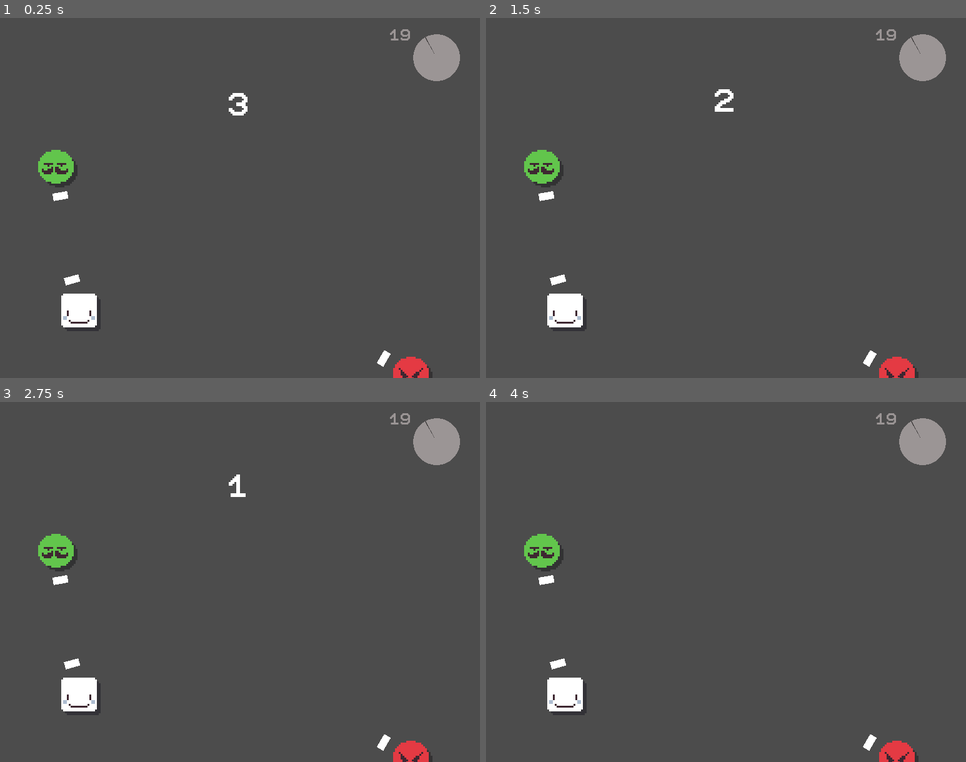
Above: before the commit, frames 1-4 (two rows, left to right).
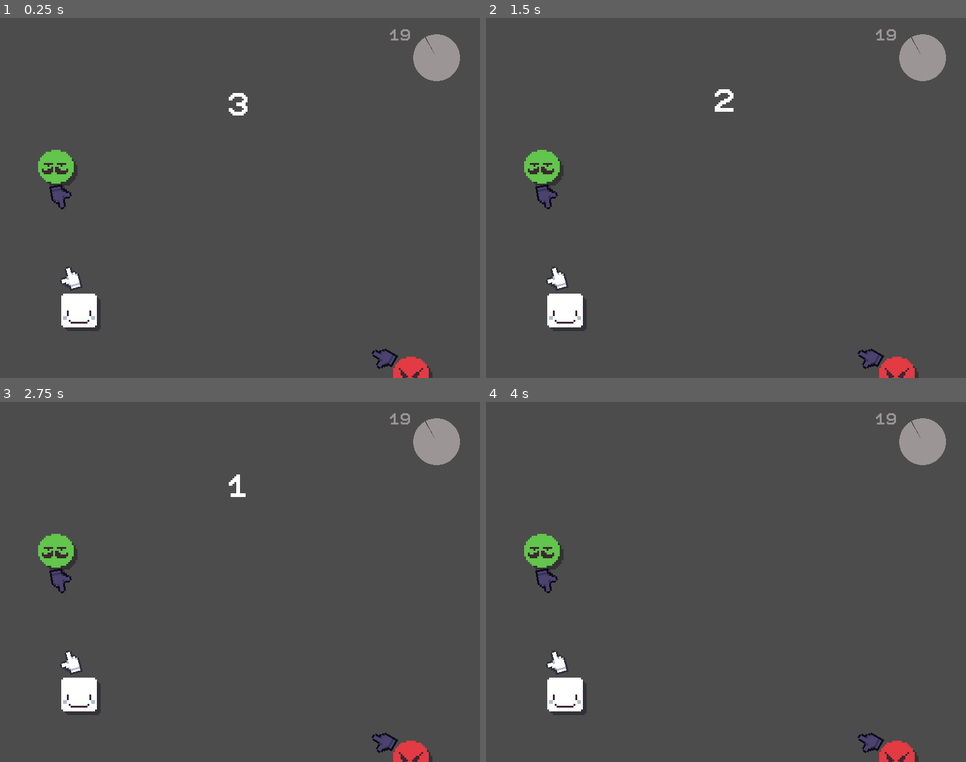
Above: after the commit, the same moments.

Repository: SaviHex/gmtk2020
Game: Godot game, scene res://core/Main/Main.tscn
The game is run twice, just before and just after one commit, with the same random seed, the same clock (stepped at 60 frames per second) and the same inputs.
Inputs (mouse positions are in pixels of both pictures, inside the frame that each line leads up to):
- Up to frame 1 (0.25 s): no input
- Up to frame 2 (1.5 s): tap Enter at 0.5 s; move the mouse to (831, 180) at 0.52 s; hold D (right) 0.53-1.28 s; click (831, 180) at 0.6 s; tap Space at 0.77 s; move the mouse to (630, 216) at 1.27 s; hold S (down) from 1.28 s (still down); click (630, 216) at 1.35 s
- Up to frame 3 (2.75 s): tap Space at 1.52 s; move the mouse to (288, 502) at 2.02 s; release S (down) at 2.03 s; hold D (right) from 2.03 s (still down); click (288, 502) at 2.1 s
- Up to frame 4 (4 s): move the mouse to (702, 654) at 2.77 s; release D (right) at 2.78 s; hold W (up) 2.78-3.53 s; click (702, 654) at 2.85 s; tap Space at 3.02, 3.77 s; move the mouse to (870, 636) at 3.52 s; hold A (left) from 3.53 s (still down); click (870, 636) at 3.6 s

The runs differ from the first frame. In frame 1, 0.5% of the frame differs, in the area x 10-83%, y 46-98%; in frame 2, 0.5%; in frame 3, 0.5%; in frame 4, 0.5%.

Commit message:
Progress no pivot da bullet

Diff:
--- a/src/core/Main/Main.tscn
+++ b/src/core/Main/Main.tscn
@@ -45,8 +45,7 @@
 "values": [ "[center][shake]Game Over[/shake][/center]" ]
 }
 
-[sub_resource type="Animation" id=5]
-resource_name = "LevelStart"
+[sub_resource type="Animation" id=6]
 length = 4.0
 tracks/0/type = "value"
 tracks/0/path = NodePath("AnimationPlayer/RichTextLabel:bbcode_text")
@@ -114,6 +113,7 @@
 position = Vector2( 42.641, 155.093 )
 
 [node name="RedEnemy" parent="Characters" instance=ExtResource( 9 )]
+shoot_time = 2.5
 
 [node name="GreenEnemy" parent="Characters" instance=ExtResource( 2 )]
 
@@ -157,8 +157,8 @@
 
 [node name="AnimationPlayer" type="AnimationPlayer" parent="."]
 pause_mode = 2
-anims/GameOver = SubResource( 7 )
-anims/LevelStart = SubResource( 5 )
+anims/GameOver = SubResource( 5 )
+anims/LevelStart = SubResource( 6 )
 
 [node name="RichTextLabel" type="RichTextLabel" parent="AnimationPlayer"]
 anchor_right = 1.0
@@ -167,9 +167,10 @@
 margin_bottom = -98.0
 rect_clip_content = false
 theme = ExtResource( 6 )
-custom_fonts/normal_font = SubResource( 6 )
+custom_fonts/normal_font = SubResource( 7 )
 bbcode_enabled = true
 bbcode_text = "[center][wave]GO![/wave][/center]"
+text = "GO!"
 __meta__ = {
 "_edit_use_anchors_": false,
 "_editor_description_": ""
--- a/src/core/enemy/Enemy.gd
+++ b/src/core/enemy/Enemy.gd
@@ -11,16 +11,19 @@
 onready var pivot = $Pivot
 onready var bullet_point = $Pivot/BulletPoint
 onready var shoot_timer: Timer = $ShootTimer
+onready var shoot_progress: TextureProgress = $Pivot/BulletPoint/ShootProgress
 
 var bullet = preload("res://core/bullet/Bullet.tscn")
 
 var initialized: bool = false
 var current_path
 var current_target: Node2D
+var elapsed_time: float setget set_elapsed_time
 
 func _ready():
-	self.shoot_timer.wait_time = self.shoot_time
-	self.shoot_timer.start()
+	self.shoot_progress.max_value = self.shoot_time
+	self.elapsed_time = 0
+
 
 func init(path: Path2D, target: Node2D):
 	self.current_path = path
@@ -39,13 +42,16 @@
 		self.pivot.look_at(self.current_target.position)
 
 func shoot():
+	self.elapsed_time = 0
 	var b = bullet.instance()
 	b.start(bullet_point.global_position, pivot.rotation, bullet_speed)
 	get_parent().add_child(b)
 	emit_signal("shot")
 
 func _on_ShootTimer_timeout() -> void:
-	shoot()
+	self.elapsed_time += 0.1
+	if self.elapsed_time >= self.shoot_time:
+		shoot()
 
 func die():
 	emit_signal("got_shot")
@@ -53,3 +59,7 @@
 func _on_Enemy_body_entered(body: Node) -> void:
 	if body.is_in_group("bullet"):
 		die()
+
+func set_elapsed_time(value: float):
+	elapsed_time = value
+	self.shoot_progress.value = value
--- a/src/core/enemy/Enemy.tscn
+++ b/src/core/enemy/Enemy.tscn
@@ -1,6 +1,7 @@
-[gd_scene load_steps=5 format=2]
+[gd_scene load_steps=6 format=2]
 
 [ext_resource path="res://core/enemy/Enemy.gd" type="Script" id=1]
+[ext_resource path="res://core/player/hand.png" type="Texture" id=2]
 
 [sub_resource type="CircleShape2D" id=1]
 radius = 8.45222
@@ -52,6 +53,23 @@
 "_editor_description_": ""
 }
 
+[node name="ShootProgress" type="TextureProgress" parent="Pivot/BulletPoint"]
+margin_left = -6.98606
+margin_top = -6.67142
+margin_right = 8.01394
+margin_bottom = 6.32858
+step = 0.1
+value = 50.0
+texture_under = ExtResource( 2 )
+texture_progress = ExtResource( 2 )
+tint_under = Color( 0.298039, 0.262745, 0.435294, 1 )
+__meta__ = {
+"_edit_use_anchors_": false,
+"_editor_description_": ""
+}
+
 [node name="ShootTimer" type="Timer" parent="."]
+wait_time = 0.1
+autostart = true
 [connection signal="body_entered" from="." to="." method="_on_Enemy_body_entered"]
 [connection signal="timeout" from="ShootTimer" to="." method="_on_ShootTimer_timeout"]
--- a/src/core/enemy/GreenEnemy/GreenEnemy.tscn
+++ b/src/core/enemy/GreenEnemy/GreenEnemy.tscn
@@ -1,7 +1,8 @@
-[gd_scene load_steps=3 format=2]
+[gd_scene load_steps=4 format=2]
 
 [ext_resource path="res://core/enemy/Enemy.tscn" type="PackedScene" id=1]
 [ext_resource path="res://core/enemy/GreenEnemy/enemy_2.png" type="Texture" id=2]
+[ext_resource path="res://core/player/hand.png" type="Texture" id=3]
 
 [node name="GreenEnemy" instance=ExtResource( 1 )]
 path_color = Color( 0.388235, 0.776471, 0.301961, 1 )
@@ -14,3 +15,16 @@
 
 [node name="CollisionShape2D" parent="." index="2"]
 position = Vector2( 0.5, 0 )
+
+[node name="TextureProgress" type="TextureProgress" parent="Pivot/BulletPoint" index="1"]
+margin_left = -6.98606
+margin_top = -6.67142
+margin_right = 8.01394
+margin_bottom = 6.32858
+value = 50.0
+texture_under = ExtResource( 3 )
+texture_progress = ExtResource( 3 )
+tint_under = Color( 0.298039, 0.262745, 0.435294, 1 )
+__meta__ = {
+"_edit_use_anchors_": false
+}
--- a/src/core/player/Player.tscn
+++ b/src/core/player/Player.tscn
@@ -1,16 +1,11 @@
-[gd_scene load_steps=6 format=2]
+[gd_scene load_steps=5 format=2]
 
 [ext_resource path="res://core/player/Player.gd" type="Script" id=1]
 [ext_resource path="res://core/player/player.png" type="Texture" id=2]
+[ext_resource path="res://core/player/hand.png" type="Texture" id=3]
 
 [sub_resource type="RectangleShape2D" id=1]
 extents = Vector2( 8.5, 8 )
-
-[sub_resource type="Gradient" id=2]
-colors = PoolColorArray( 1, 1, 1, 1, 1, 1, 1, 1 )
-
-[sub_resource type="GradientTexture" id=3]
-gradient = SubResource( 2 )
 
 [node name="Player" type="KinematicBody2D" groups=[
 "player",
@@ -38,9 +33,9 @@
 [node name="BulletPoint" type="Position2D" parent="Pivot"]
 position = Vector2( 16, 0 )
 
-[node name="Sprite" type="Sprite" parent="Pivot/BulletPoint"]
-scale = Vector2( 0.00195313, 8 )
-texture = SubResource( 3 )
+[node name="HandSprite" type="Sprite" parent="Pivot/BulletPoint"]
+position = Vector2( 1, -1 )
+texture = ExtResource( 3 )
 
 [node name="HitBox" type="Area2D" parent="."]
 
Not shown: 2 places in src/core/Main/Main.tscn that only renumber resources
Binary file added: src/core/player/hand.png
Not shown, added: src/core/player/hand.png.import
